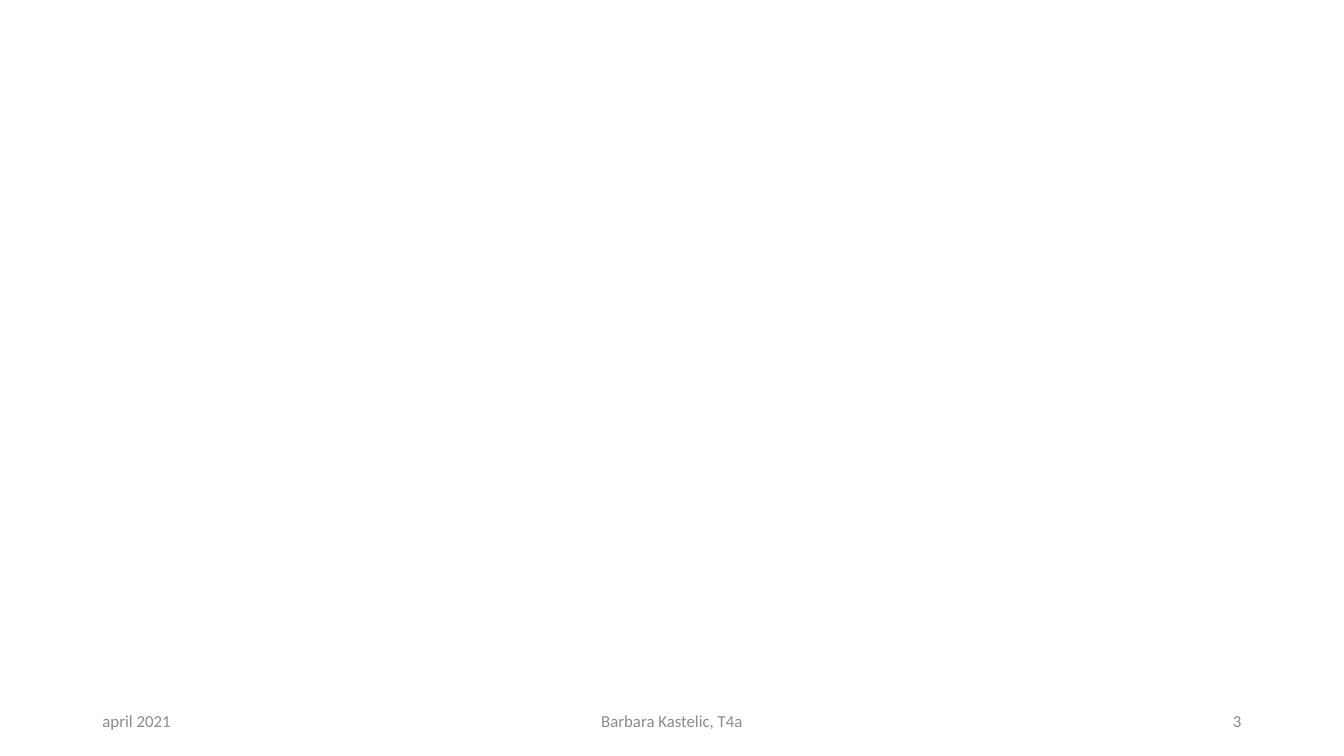
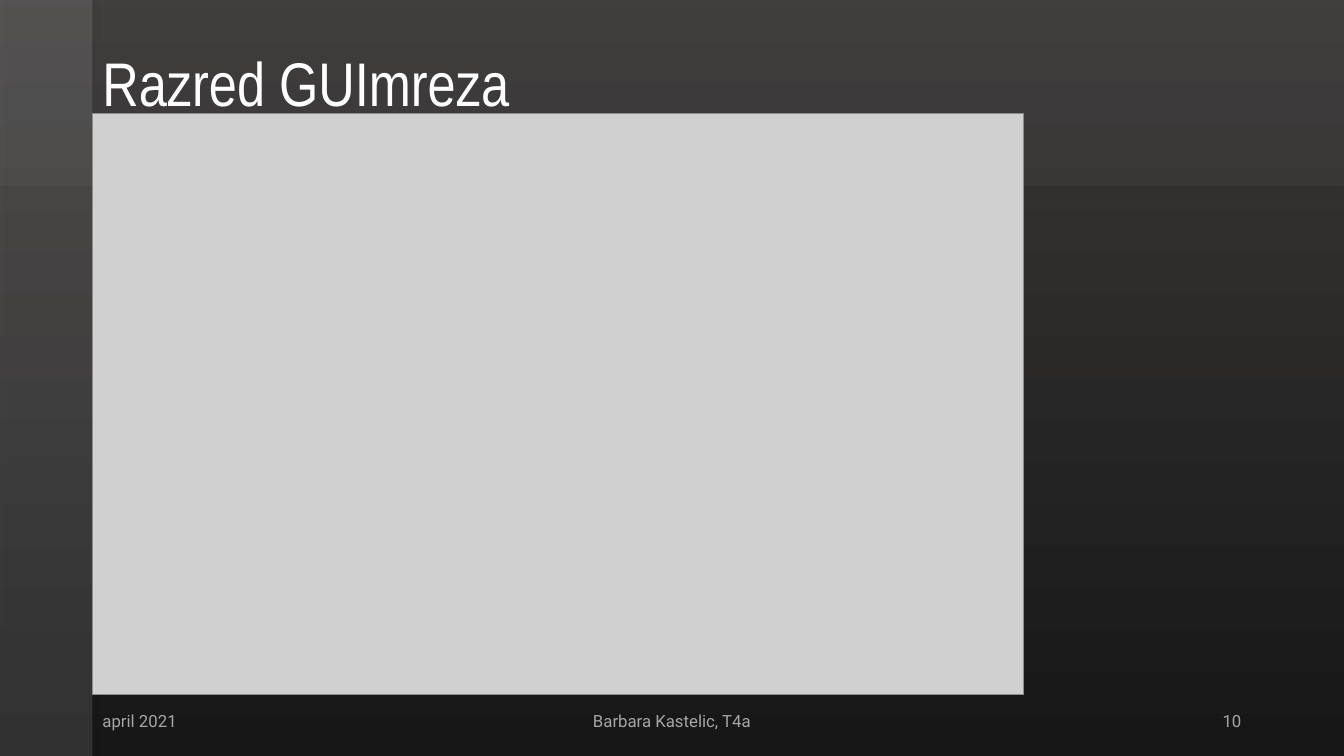
Before and after one commit to Barbie3/MaturitenaNaloga, a slide deck: slide 10 of IZDELAVA IGER - SUDOKU.pptx (slide 3 before the commit). Drawn at 1344x756 pixels with LibreOffice and Linux fonts; fonts in the diff are those of the drawing; grey boxes stand for pictures. Boxes give left, top, right and bottom in pixels: in the first picture for what was removed or moved away, otherwise in the second. Text is boxed around its words. In the diff, an @@ line names an element or a change of style, - is before the commit and + after.

```diff
--- a/IZDELAVA IGER - SUDOKU.pptx
+++ b/IZDELAVA IGER - SUDOKU.pptx
@@ background #FFFFFF to gradient #3B3838 to #181717 @@
@@ rectangle added at [0,0,93,756], fill #FFFFFF at 12% opacity @@
@@ rectangle added at [0,0,1344,187], fill #FFFFFF at 4% opacity @@
@@ title added at [102,61,509,118], 44 pt, text #FFFFFF @@
+Razred GUImreza
@@ picture added at [93,113,1024,695] @@
@@ text "april 2021" at [102,714,177,731]: font Calibri to Roboto, text colour #8C8C8C to #A6A6A6 @@
@@ text "Barbara Kastelic, T4a" at [593,714,751,729]: font Calibri to Roboto, text colour #8C8C8C to #A6A6A6 @@
@@ page number at [1223,715,1242,727]: text changed; font Calibri to Roboto; text colour #8C8C8C to #A6A6A6 @@
-3
+10
```
Also in this commit, not shown: 6 other slides changed, 9 slides added.
